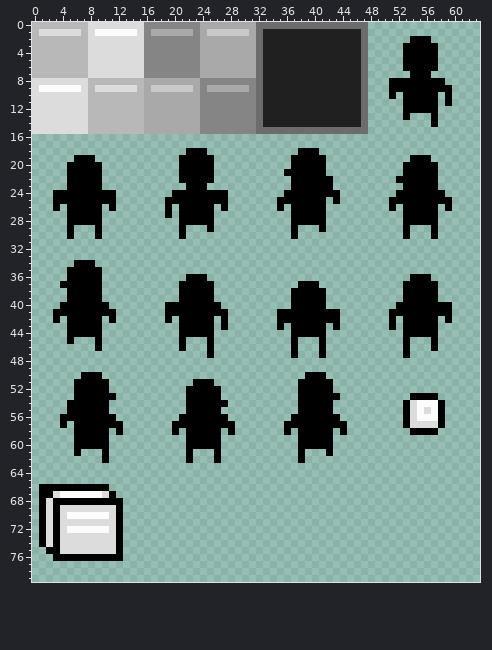
A sprite sheet gets an edit: client/applications/simple_game/tiles/smashtiles.png. The picture above is the old version.
The file is 64x80 pixels. Colours within 5 levels of each other are drawn and written as one.
Now the later version:
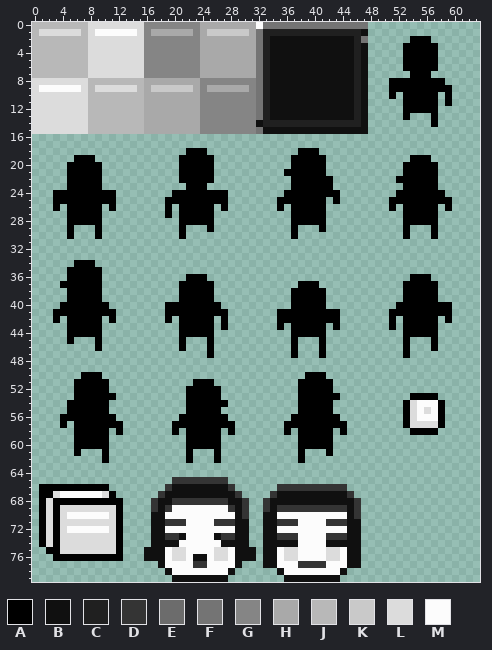
Palette (. is transparent): A #000000  B #101010  C #202020  D #343434  E #6c6c6c  F #747474  G #858585  H #a9a9a9  J #b8b8b8  K #c9c9c9  L #dcdcdc  M #fcfcfc
From old to new:
@@ x 30..49 @@
- 0 HHEEEEEEEEEEEEEEEE..
- 1 KHECCCCCCCCCCCCCCE..
- 2 HHECCCCCCCCCCCCCCE..
- 3 HHECCCCCCCCCCCCCCE..
- 4 HHECCCCCCCCCCCCCCE..
- 5 HHECCCCCCCCCCCCCCE..
- 6 HHECCCCCCCCCCCCCCE..
- 7 HHECCCCCCCCCCCCCCE..
- 8 GGECCCCCCCCCCCCCCE..
- 9 HGECCCCCCCCCCCCCCE..
-10 GGECCCCCCCCCCCCCCE..
-11 GGECCCCCCCCCCCCCCE..
-12 GGECCCCCCCCCCCCCCE..
-13 GGECCCCCCCCCCCCCCE..
-14 GGECCCCCCCCCCCCCCE..
-15 GGEEEEEEEEEEEEEEEE..
+ 0 HHMFFFFFFFFFFFFFFF..
+ 1 KHFCCCCCCCCCCCCCCB..
+ 2 HHFCBBBBBBBBBBBBCF..
+ 3 HHFCBBBBBBBBBBBBCB..
+ 4 HHFCBBBBBBBBBBBBCB..
+ 5 HHFCBBBBBBBBBBBBCB..
+ 6 HHFCBBBBBBBBBBBBCB..
+ 7 HHFCBBBBBBBBBBBBCB..
+ 8 GGFCBBBBBBBBBBBBCB..
+ 9 HGFCBBBBBBBBBBBBCB..
+10 GGFCBBBBBBBBBBBBCB..
+11 GGFCBBBBBBBBBBBBCB..
+12 GGFCBBBBBBBBBBBBCB..
+13 GGFCBBBBBBBBBBBBCB..
+14 GGBCCCCCCCCCCCCCCB..
+15 GGFBBBBBBBBBBBBBBB..
 16 ....................
@@ x 14..48 @@
 64 ...................................
-65 ...................................
-66 ...................................
-67 ...................................
-68 ...................................
-69 ...................................
-70 ...................................
-71 ...................................
-72 ...................................
-73 ...................................
-74 ...................................
-75 ...................................
-76 ...................................
-77 ...................................
-78 ...................................
-79 ...................................
+65 ......DDDDDDDD.....................
+66 .....DBBBBBBBBD......DDDDDDDDDD....
+67 ....DBBBBBBBBBBD....DBBBBBBBBBBD...
+68 ...DBBDDDDDDDDBBD..DBBBBBBBBBBBBD..
+69 ...DBDMMMMMMMMDBD..DBDDDDDDDDDDBD..
+70 ...BBMMMMMMMMMMBD..BBMMMMMMMMMMBD..
+71 ...BBDDDMMMMDDDBB..BBDDDMMMMDDDBB..
+72 ...BBMMMMMMMMMMBB..BBMMMMMMMMMMBB..
+73 ...BBDDBMMMMBDDBB..BBDDDMMMMDDDBB..
+74 ...BBBBMMMMMMBBBB..BBBBBMMMMBBBBB..
+75 ..BBBMLLMMMMLLMBBB.BBMLLMMMMLLMBB..
+76 ..BBBMLLMBBMLLMBBB.BBMLLMMMMLLMBB..
+77 ....BMMMMDDMMMMB...BBMMMDDDDMMMBB..
+78 .....BMMMMMMMMB......BMMMMMMMMB....
+79 ......BBBBBBBB........BBBBBBBB.....
Boxes around the changes in both pictures, in picture pixels (x1, y1, x2, y2):
changed: (256, 22, 368, 134)
added: (144, 477, 361, 582)
